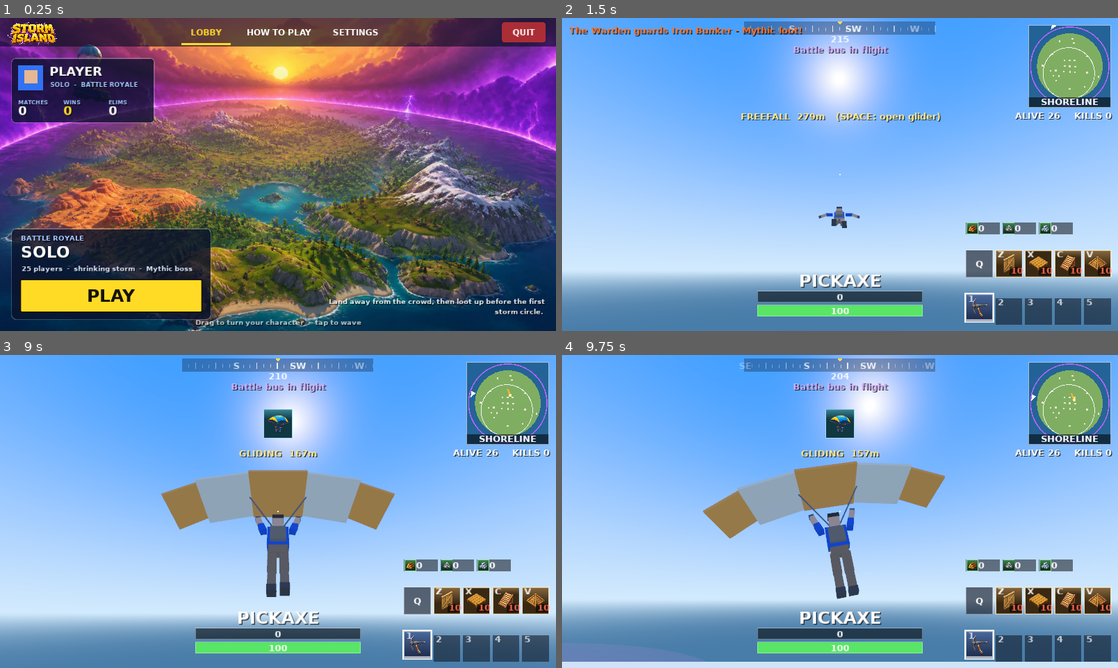
Above: before the commit, frames 1-4 (two rows, left to right).
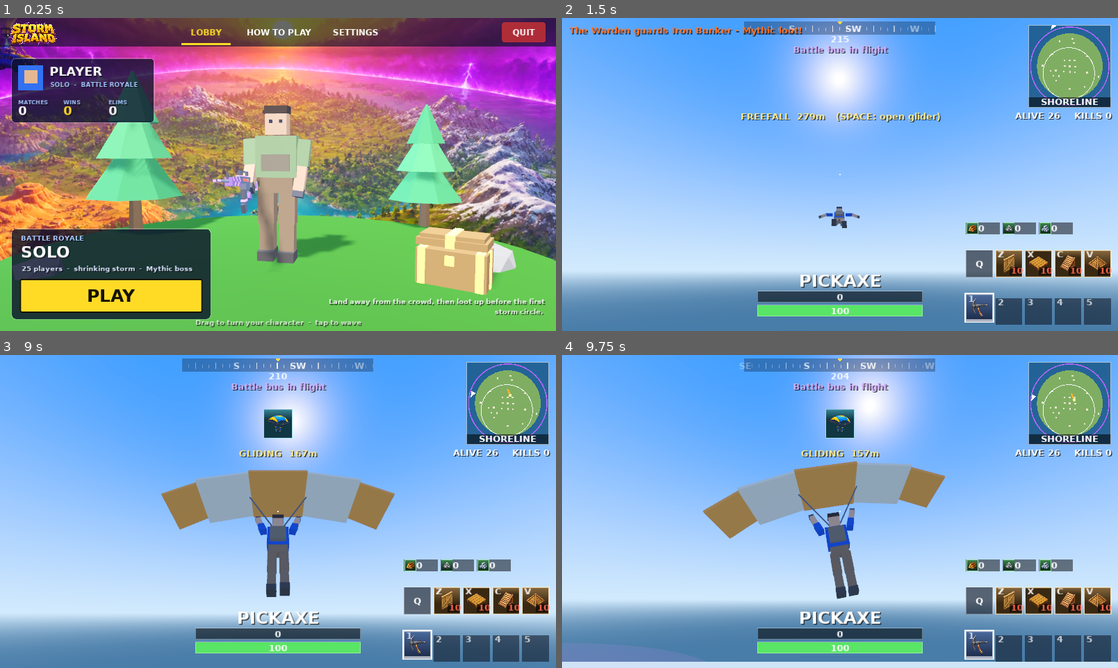
Above: after the commit, the same moments.

Repository: CoderVLSI/fortnite-claude
Game: Godot game, scene res://scenes/Main.tscn
Same seed, same stepped clock (60 frames per second), same inputs: the game is played once before the commit and once after it.
Inputs (mouse positions are in pixels of both pictures, inside the frame that each line leads up to):
- Up to frame 1 (0.25 s): no input
- Up to frame 2 (1.5 s): click "PLAY" at 0.5 s; tap Space (jump) at 1.25 s; move the mouse to (867, 174) at 1.27 s; hold W (move_forward) from 1.28 s (still down); hold Right mouse button (aim) from 1.28 s (still down); click (867, 174) at 1.42 s
- Up to frame 3 (9 s): tap Space (jump) at 1.52, 2.27, 3.77, 4.25, 4.52, 5.27, 6.77, 7.52, 8.27 s; move the mouse to (250, 511) at 2.02 s; release Right mouse button (aim) at 2.03 s; tap X (build_floor) at 2.1 s; click (250, 511) at 2.17 s; move the mouse to (289, 505) at 2.77 s; tap C (build_ramp) at 2.85 s; click (289, 505) at 2.92 s; move the mouse to (272, 517) at 3.52 s; tap V (build_roof) at 3.6 s; click (272, 517) at 3.67 s; move the mouse to (316, 514) at 4.27 s; tap Q (build_toggle) at 4.35 s; click (316, 514) at 4.42 s; move the mouse to (233, 508) at 5.02 s; tap Z (build_wall) at 5.1 s; click (233, 508) at 5.17 s; move the mouse to (283, 511) at 5.77 s; press the mouse at (283, 511) at 5.78 s; move the mouse to (255, 505) at 6.52 s; release W (move_forward) at 6.53 s; release the mouse at (255, 505) at 6.53 s; hold D (move_right) 6.53-7.28 s; tap E (interact) at 6.6 s; click (255, 505) at 6.67 s; move the mouse to (305, 511) at 7.27 s; hold W (move_forward) from 7.28 s (still down); tap 1 (slot_1) at 7.35 s; click (305, 511) at 7.42 s; move the mouse to (250, 511) at 8.02 s; tap Shift (sprint) at 8.1 s; click (250, 511) at 8.17 s; move the mouse to (289, 505) at 8.77 s; tap F at 8.85 s; click (289, 505) at 8.92 s
- Up to frame 4 (9.75 s): move the mouse to (834, 517) at 9.52 s; release W (move_forward) at 9.53 s; hold A (move_left) from 9.53 s (still down); tap Enter at 9.6 s; click (834, 517) at 9.67 s

The runs differ from the first frame. In frame 1, 79% of the frame differs, in the area x 0-100%, y 0-100%; in frame 2, nothing differs; in frame 3, less than 0.1%; in frame 4, less than 0.1%.

Commit message:
Lobby: draw the painting as a 3D quad behind the stage so it no longer covers the character
Co-Authored-By: Claude Sonnet 5.5 <noreply@anthropic.com>
Claude-Session: https://claude.ai/code/session_01BQG85pk7vz8LCnTeCbPega

Diff:
--- a/scripts/Lobby.gd
+++ b/scripts/Lobby.gd
@@ -16,9 +16,8 @@
 var dragging := false
 var _t := 0.0
 var _wave := 0.0
-var env: Environment             # the lobby camera's environment: draws the backdrop image behind the 3D stage
-var _backdrop: TextureRect
-var _bg_layer: CanvasLayer
+var env = null                   # unused (kept so Menu can still ask for a camera environment)
+var _backdrop: MeshInstance
 var _bus: Spatial
 var _glider: Spatial
 var _floaters := []             # [node, base position, phase]
@@ -124,35 +123,25 @@
 		add_child(_glider)
 
 
-# The generated lobby painting (assets/ui/lobby_bg.png) sits behind the 3D island and character. A canvas layer below
-# layer 0 is drawn as the 3D background when the camera's Environment uses BG_CANVAS. Without the image (not yet
-# imported) the lobby falls back to drifting rocks, clouds and the bus in the normal sky.
+# The generated lobby painting (assets/ui/lobby_bg.png) is a big unshaded quad far behind the stage, so it is drawn by
+# the 3D renderer like everything else (a canvas-layer backdrop covered the character). Without the image the lobby
+# falls back to drifting rocks, clouds and the bus in the normal sky.
 func _build_backdrop() -> void:
 	var tex = load("res://assets/ui/lobby_bg.png")
 	if tex == null:
 		_build_sky()
 		return
-	_bg_layer = CanvasLayer.new()
-	_bg_layer.layer = -10
-	add_child(_bg_layer)
-	_backdrop = TextureRect.new()
-	_backdrop.texture = tex
-	_backdrop.expand = true
-	_backdrop.stretch_mode = TextureRect.STRETCH_SCALE
-	_backdrop.set_anchors_and_margins_preset(Control.PRESET_WIDE)
-	_backdrop.mouse_filter = Control.MOUSE_FILTER_IGNORE
-	_bg_layer.add_child(_backdrop)
-	env = Environment.new()
-	env.background_mode = Environment.BG_CANVAS
-	env.background_canvas_max_layer = -10
-	env.ambient_light_color = Color(0.75, 0.78, 0.9)
-	env.ambient_light_energy = 0.9
-	var glow := _glider                                  # keep the glider; the painting already has the clouds and the bus
-	if glow != null:
-		glow.translation = Vector3(-0.2, 3.1, -1.8)
-
-
-# Only draw the backdrop while the lobby camera is the active one.
+	var quad := QuadMesh.new()
+	quad.size = Vector2(68.0, 38.25)                       # 16:9, wider than any phone / ultrawide view at this distance
+	var mat := SpatialMaterial.new()
+	mat.flags_unshaded = true
+	mat.flags_do_not_receive_shadows = true
+	mat.params_cull_mode = SpatialMaterial.CULL_DISABLED
+	mat.albedo_texture = tex
+	_backdrop = _mesh(quad, mat, Vector3(0, -1.0, -30.0))
+	_backdrop.cast_shadow = GeometryInstance.SHADOW_CASTING_SETTING_OFF
+
+
 func set_active(on: bool) -> void:
 	if _backdrop != null:
 		_backdrop.visible = on
@@ -217,8 +206,7 @@
 	_wave = max(0.0, _wave - delta)
 	if _backdrop != null:                                  # slow push-in / pull-out on the painting
 		var z := 1.04 + sin(_t * 0.12) * 0.03
-		_backdrop.rect_pivot_offset = _backdrop.rect_size / 2.0
-		_backdrop.rect_scale = Vector2(z, z)
+		_backdrop.scale = Vector3(z, z, 1.0)
 	_pose(delta)
 	if _glider != null:
 		_glider.translation.y = 3.1 + sin(_t * 1.1) * 0.12
Binary file changed: docs/lobby.png
